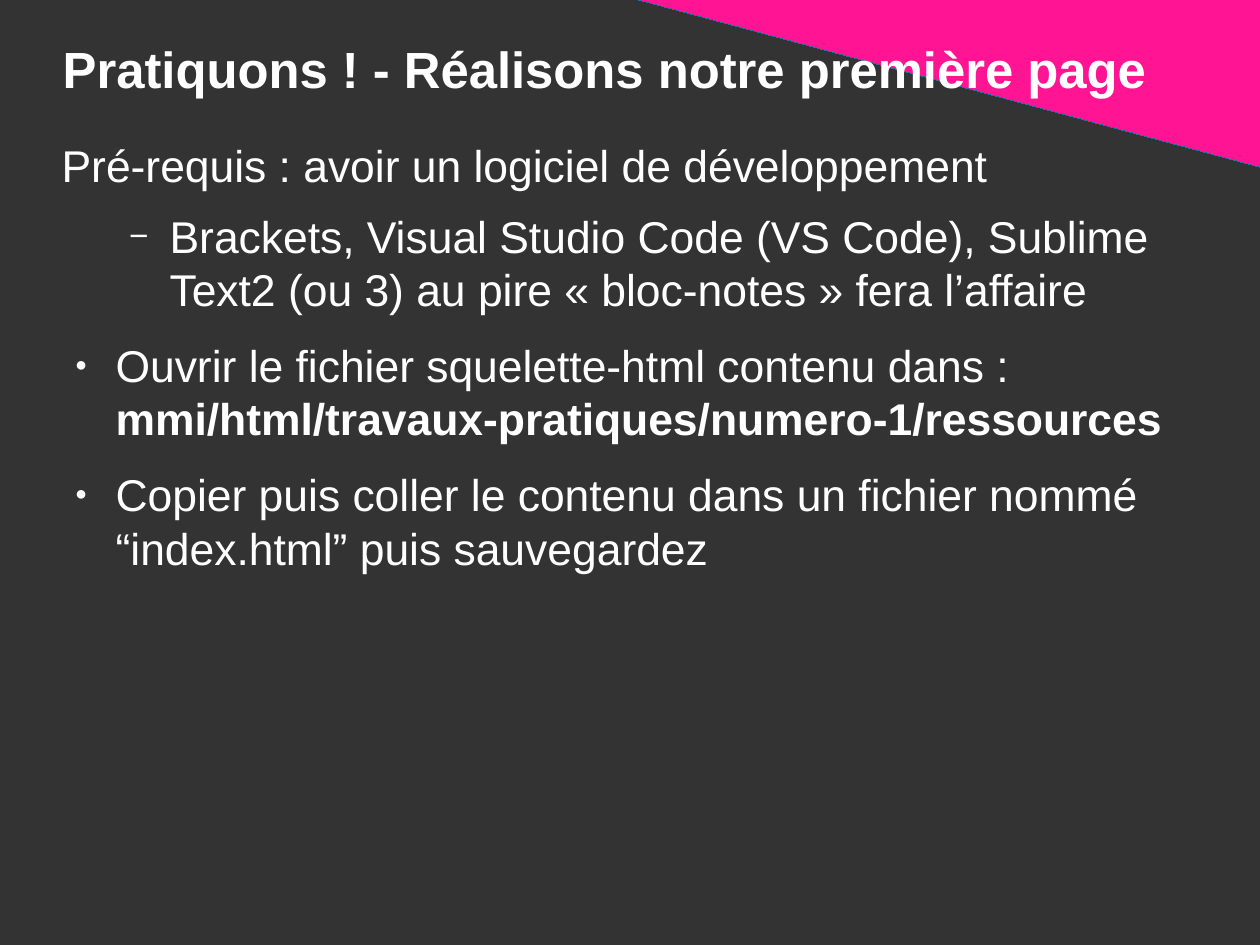
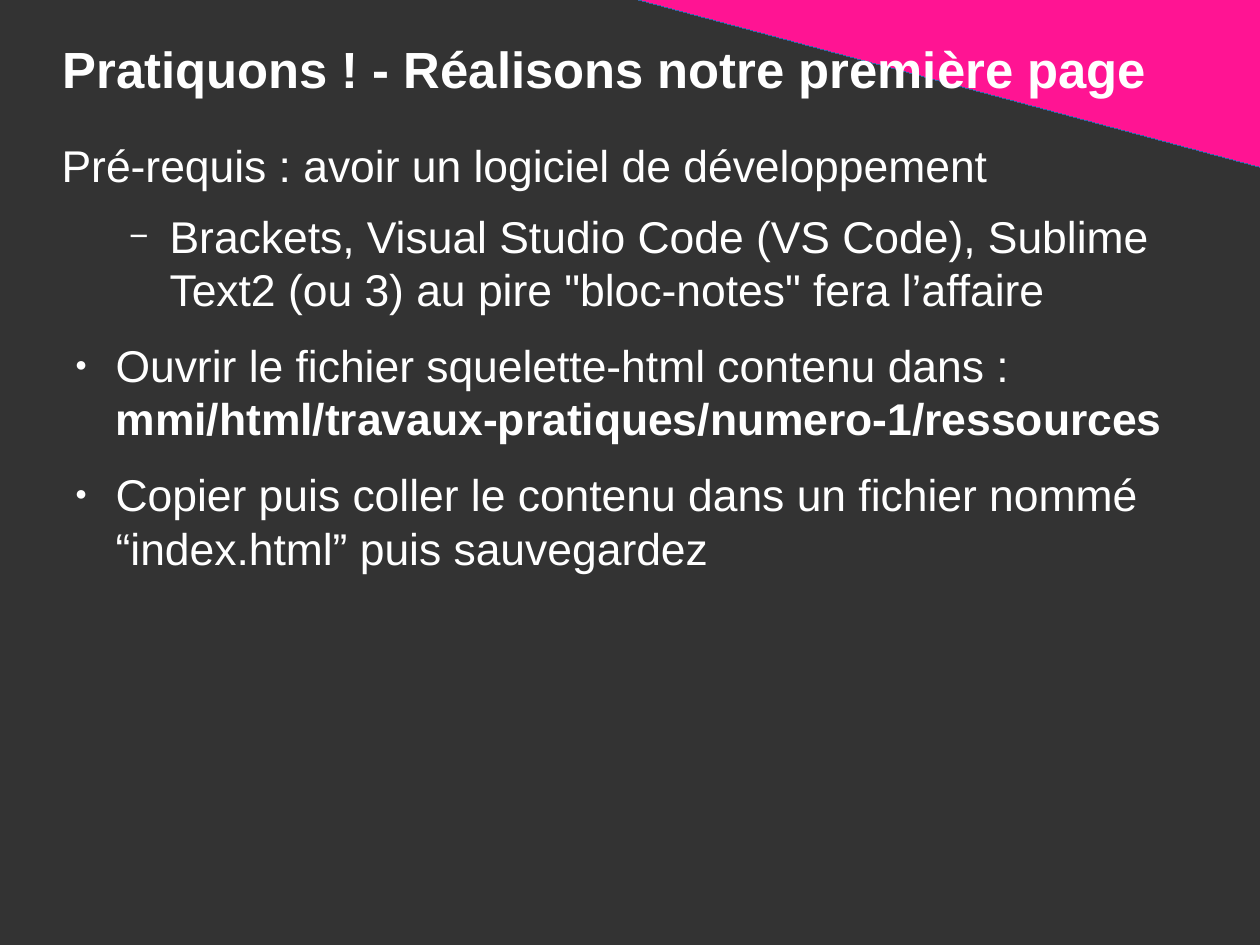
Before and after one commit to DanYellow/presentations, a slide deck: slide 17 of mmi/html/travaux-pratiques/numero-1/presentation.odp (slide 15 before the commit). Drawn at 1260x945 pixels with LibreOffice and Linux fonts; fonts in the diff are those of the drawing. Boxes give left, top, right and bottom in pixels: in the first picture for what was removed or moved away, otherwise in the second. Text is boxed around its words. In the diff, an @@ line names an element or a change of style, - is before the commit and + after.

```diff
--- a/mmi/html/travaux-pratiques/numero-1/presentation.odp
+++ b/mmi/html/travaux-pratiques/numero-1/presentation.odp
@@ text at (170,220,1148,316): text changed @@
-  − Brackets, Visual Studio Code (VS Code), Sublime Text2 (ou 3) au pire « bloc-notes » fera l’affaire
+  − Brackets, Visual Studio Code (VS Code), Sublime Text2 (ou 3) au pire "bloc-notes" fera l’affaire
```
Also in this commit, not shown: 1 other slide changed, 2 slides added, 2 other files.
